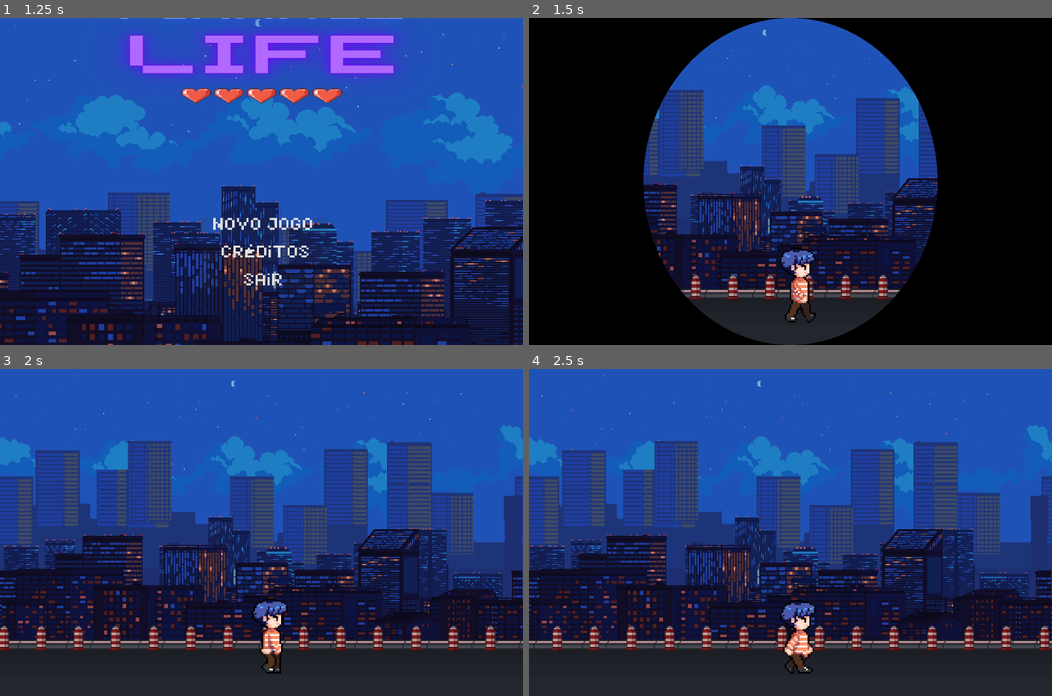
Above: before the commit, frames 1-4 (two rows, left to right).
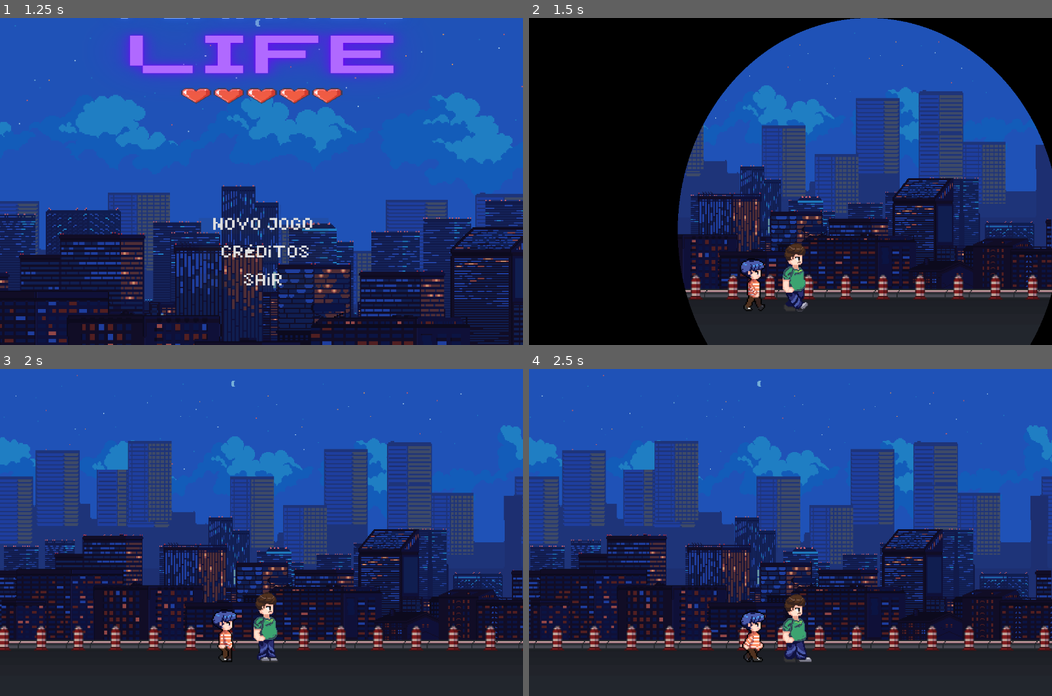
Above: after the commit, the same moments.

Repository: JohnWilliam24dev/FinanceLife
Game: Godot game, scene res://Cenas/Menu/menu.tscn
The game is run twice, just before and just after one commit, with the same random seed, the same clock (stepped at 60 frames per second) and the same inputs.
Inputs (mouse positions are in pixels of both pictures, inside the frame that each line leads up to):
- Up to frame 1 (1.25 s): move the mouse to (376, 165) at 0.52 s
- Up to frame 2 (1.5 s): click "NOVO JOGO" at 1.25 s
- Up to frame 3 (2 s): no input
- Up to frame 4 (2.5 s): move the mouse to (685, 548) at 2.02 s

Frame 1 is identical in both runs. In frame 2, 32% of the frame differs, in the area x 21-100%, y 0-100%; in frame 3, 1.5%; in frame 4, 1.6%.

Commit message:
Ajuste Gerais 2

Diff:
--- a/financelife/Cenas/ato/Cena 1 Caminhada na chuva.tscn
+++ b/financelife/Cenas/ato/Cena 1 Caminhada na chuva.tscn
@@ -10,6 +10,7 @@
 [ext_resource type="Shader" path="res://Shadens/Movimentação BackGround.gdshader" id="6_kmuvi"]
 [ext_resource type="Texture2D" uid="uid://cf0wdvvaq5l00" path="res://assents/Cenarios/Cenas Jogo/Ato 1/Cidade_Cena 1/6.png" id="7_11ce1"]
 [ext_resource type="Theme" uid="uid://e4phmqgo0wcg" path="res://Scrips/Menu/fonte_Menu.tres" id="9_bxmif"]
+[ext_resource type="Texture2D" uid="uid://c76iibcx38gi7" path="res://Sprites players/players/Untitled 10-24-2024 02-32-50.png" id="9_n2scs"]
 
 [sub_resource type="ShaderMaterial" id="ShaderMaterial_bcakk"]
 shader = ExtResource("6_kmuvi")
@@ -35,6 +36,35 @@
 shader = ExtResource("6_kmuvi")
 shader_parameter/move_speed = 0.05
 
+[sub_resource type="AtlasTexture" id="AtlasTexture_bewye"]
+atlas = ExtResource("9_n2scs")
+region = Rect2(188, 256, 79, 256)
+
+[sub_resource type="AtlasTexture" id="AtlasTexture_5nbes"]
+atlas = ExtResource("9_n2scs")
+region = Rect2(266, 256, 79, 256)
+
+[sub_resource type="AtlasTexture" id="AtlasTexture_4tlef"]
+atlas = ExtResource("9_n2scs")
+region = Rect2(348, 256, 79, 256)
+
+[sub_resource type="SpriteFrames" id="SpriteFrames_3xjrr"]
+animations = [{
+"frames": [{
+"duration": 1.0,
+"texture": SubResource("AtlasTexture_bewye")
+}, {
+"duration": 1.0,
+"texture": SubResource("AtlasTexture_5nbes")
+}, {
+"duration": 1.0,
+"texture": SubResource("AtlasTexture_4tlef")
+}],
+"loop": true,
+"name": &"andar",
+"speed": 2.0
+}]
+
 [sub_resource type="AtlasTexture" id="AtlasTexture_s1xjl"]
 atlas = ExtResource("1_qk1k4")
 region = Rect2(226, 0, 94, 197)
@@ -238,6 +268,8 @@
 [node name="Ato 1_A Brincadeira" type="Node2D"]
 
 [node name="Transition" parent="." instance=ExtResource("1_xdrjr")]
+scale = Vector2(1.3, 1.3)
+transform = Transform2D(1.3, 0, 0, 1.3, 0, 0)
 
 [node name="BG" type="ParallaxBackground" parent="."]
 scale = Vector2(1.2, 1.2)
@@ -318,7 +350,13 @@
 sprite_frames = SubResource("SpriteFrames_3xjrr")
 animation = &"andar"
 autoplay = "andar"
-frame_progress = 0.0422602
+
+[node name="anim2" type="AnimatedSprite2D" parent="."]
+position = Vector2(551, 649)
+scale = Vector2(0.7, 0.7)
+sprite_frames = SubResource("SpriteFrames_j2pd0")
+animation = &"andar"
+autoplay = "andar"
 
 [node name="Camera2D" type="Camera2D" parent="."]
 position = Vector2(623, 400)
--- /dev/null
+++ b/financelife/Cenas/ato/ato_1_cena_2.tscn
@@ -0,0 +1,3 @@
+[gd_scene format=3 uid="uid://dt1fc7ewbhws"]
+
+[node name="Ato 1 Cena 2" type="Node2D"]
--- a/financelife/Sprites players/players/pai_2d.tscn
+++ b/financelife/Sprites players/players/pai_2d.tscn
@@ -86,8 +86,9 @@
 
 [node name="anim" type="AnimatedSprite2D" parent="."]
 sprite_frames = SubResource("SpriteFrames_uat7h")
-animation = &"parado"
-frame_progress = 0.824805
+animation = &"pai"
+frame = 1
+frame_progress = 0.208959
 
 [node name="CollisionShape2D" type="CollisionShape2D" parent="."]
 visible = false
Not shown: 2 places in financelife/Cenas/ato/Cena 1 Caminhada na chuva.tscn that only renumber resources
Binary file added: financelife/assents/Cenarios/Cenas Jogo/Ato 1/Casa_Cena 2/interiors_demo.png
Not shown, added: financelife/assents/Cenarios/Cenas Jogo/Ato 1/Casa_Cena 2/interiors_demo.png.import
Binary file added: financelife/assents/Cenarios/Cenas Jogo/Ato 1/Casa_Cena 2/tileset_B.png
Not shown, added: financelife/assents/Cenarios/Cenas Jogo/Ato 1/Casa_Cena 2/tileset_B.png.import
Binary file added: financelife/assents/Cenarios/Cenas Jogo/Ato 1/Casa_Cena 2/tileset_C.png
Not shown, added: financelife/assents/Cenarios/Cenas Jogo/Ato 1/Casa_Cena 2/tileset_C.png.import
